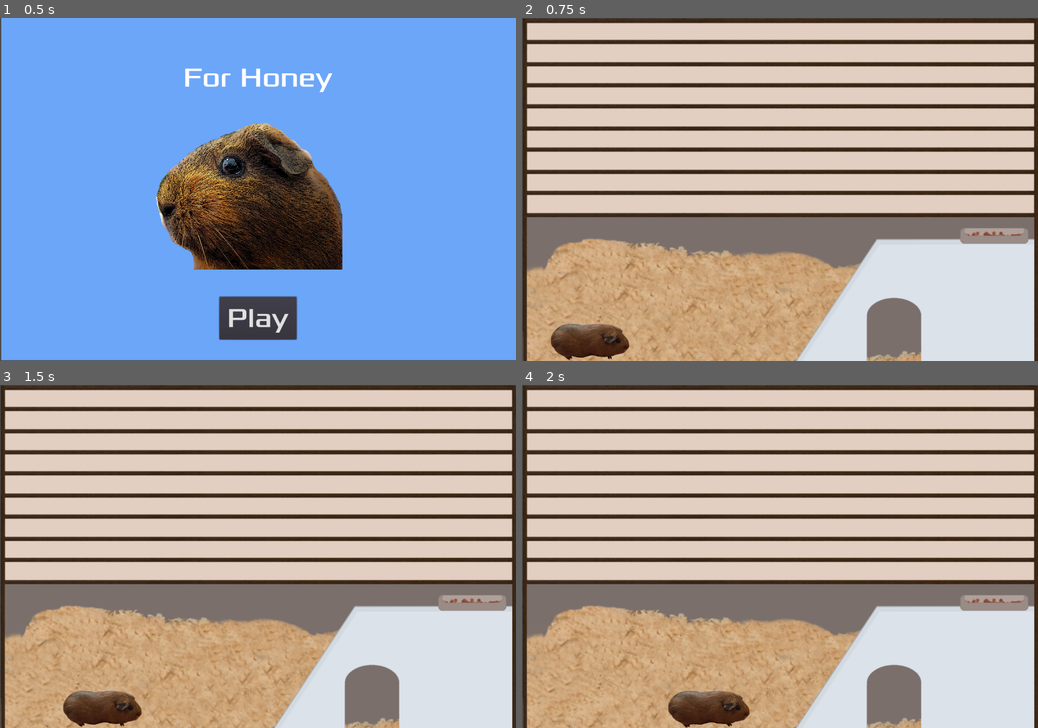
Above: before the commit, frames 1-4 (two rows, left to right).
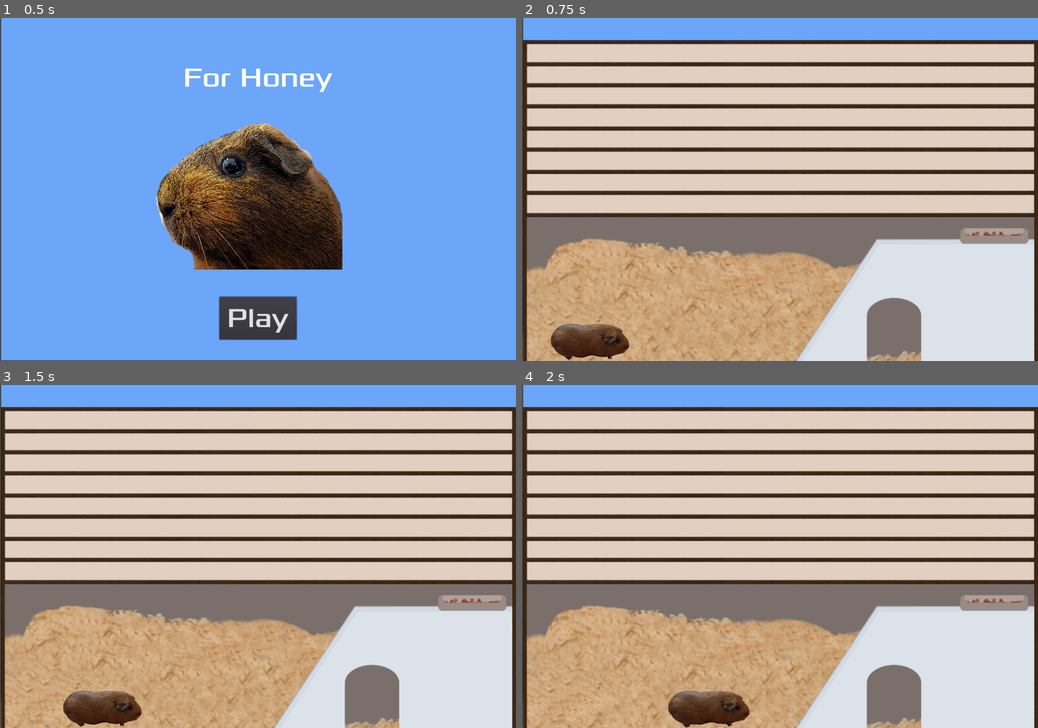
Above: after the commit, the same moments.

Repository: bristol-pride-game-jam/Honey
Game: Godot game, scene res://Main.tscn
Same seed, same stepped clock (60 frames per second), same inputs: the game is played once before the commit and once after it.
Inputs:
- Up to frame 1 (0.5 s): no input
- Up to frame 2 (0.75 s): click "Play" at 0.5 s
- Up to frame 3 (1.5 s): tap Enter at 1.25 s; hold Right (ui_right) from 1.28 s (still down)
- Up to frame 4 (2 s): keep holding Right (ui_right)

Frame 1 is identical in both runs. In frame 2, 6.6% of the frame differs, in the area x 0-100%, y 0-7%; in frame 3, 6.6%; in frame 4, 6.6%.

Commit message:
Left space for score text

Diff:
--- a/Main.gd
+++ b/Main.gd
@@ -21,7 +21,6 @@
 	$Music.play()
 	$StartTimer.start()
 	$SpinachTimer.start()
-	$ColorRect.visible = false
 	$Background.visible = true
 
 # -- UNUSED --
@@ -31,7 +30,6 @@
 	$HUD.show_game_over()
 	$Music.stop()
 	$EndSound.play()
-	$ColorRect.visible = true
 	$Background.visible = false
 
 # -- UNUSED --
Binary file changed: art/background.png
